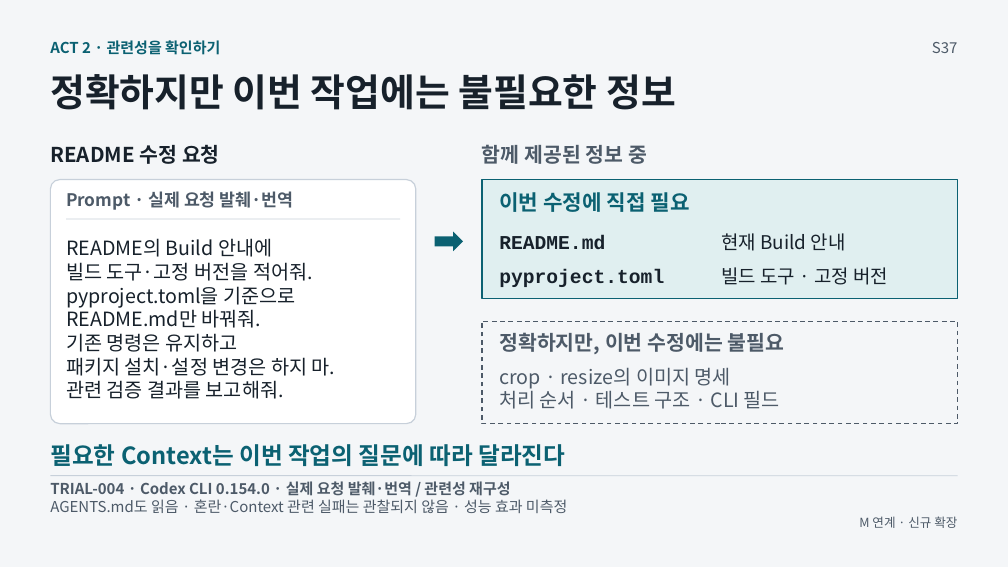
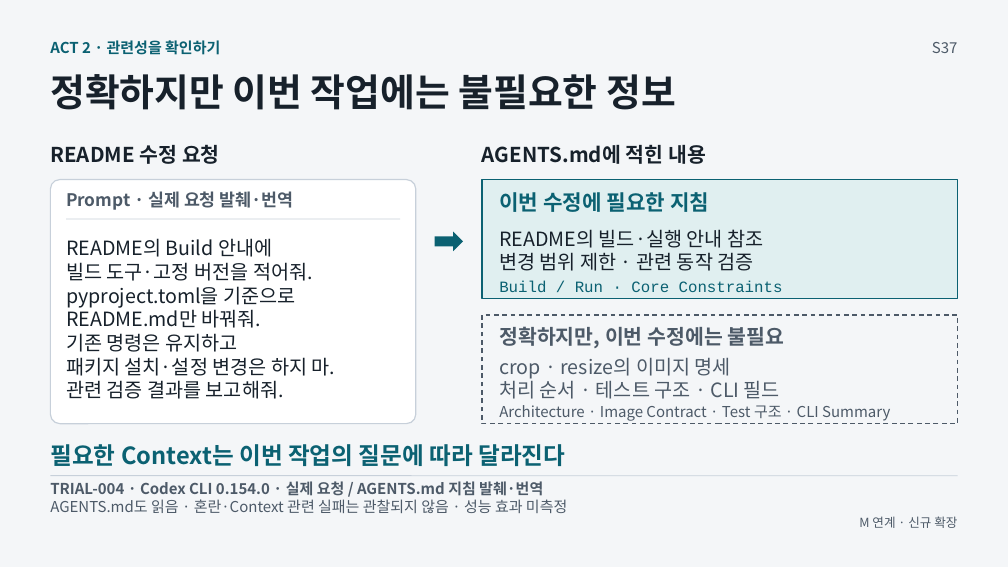
Before and after one commit to GideokKim/ai-dev-training, a slide deck: slide 6 of production/ACT_2.pptx. Drawn at 1008x567 pixels with LibreOffice and Linux fonts; fonts in the diff are those of the drawing. Boxes give left, top, right and bottom in pixels: in the first picture for what was removed or moved away, otherwise in the second. Text is boxed around its words. In the diff, an @@ line names an element or a change of style, - is before the commit and + after.

```diff
--- a/production/ACT_2.pptx
+++ b/production/ACT_2.pptx
@@ text at [482,144,706,164]: text changed; text colour #4D5A68 to #17212B @@
-함께 제공된 정보 중
+AGENTS.md에 적힌 내용
@@ text at [499,192,709,212]: text changed @@
-이번 수정에 직접 필요
+이번 수정에 필요한 지침
@@ text at [499,229,763,271]: text changed; font Courier New to Noto Sans CJK KR; bold off @@
-README.md
+README의 빌드·실행 안내 참조
+변경 범위 제한 · 관련 동작 검증
@@ text removed at [499,269,664,287] @@
-pyproject.toml
@@ text removed at [721,267,888,285] @@
-빌드 도구 · 고정 버전
@@ text at [499,280,783,292]: text changed; size 18 to 15 pt; font Noto Sans CJK KR to Courier New; text colour #17212B to #0B6172 @@
-현재 Build 안내
+Build / Run · Core Constraints
@@ rectangle: place and size @@
-rectangle at [482,321,958,423]
+rectangle at [482,315,958,424]
@@ text "정확하지만, 이번 수정에는 불필요": place and size @@
-text "정확하지만, 이번 수정에는 불필요" at [499,332,785,354]
+text "정확하지만, 이번 수정에는 불필요" at [499,326,785,348]
@@ text "crop · resize의 이미지 명세": place and size @@
-text "crop · resize의 이미지 명세" at [499,367,780,409]
+text "crop · resize의 이미지 명세" at [499,357,780,399]
@@ text added at [499,405,890,421], 14.2 pt, text #4D5A68 @@
+Architecture · Image Contract · Test 구조 · CLI Summary
@@ text at [50,481,543,496]: text changed @@
-TRIAL-004 · Codex CLI 0.154.0 · 실제 요청 발췌·번역 / 관련성 재구성
+TRIAL-004 · Codex CLI 0.154.0 · 실제 요청 / AGENTS.md 지침 발췌·번역
```
Also in this commit, not shown: 17 other files.
